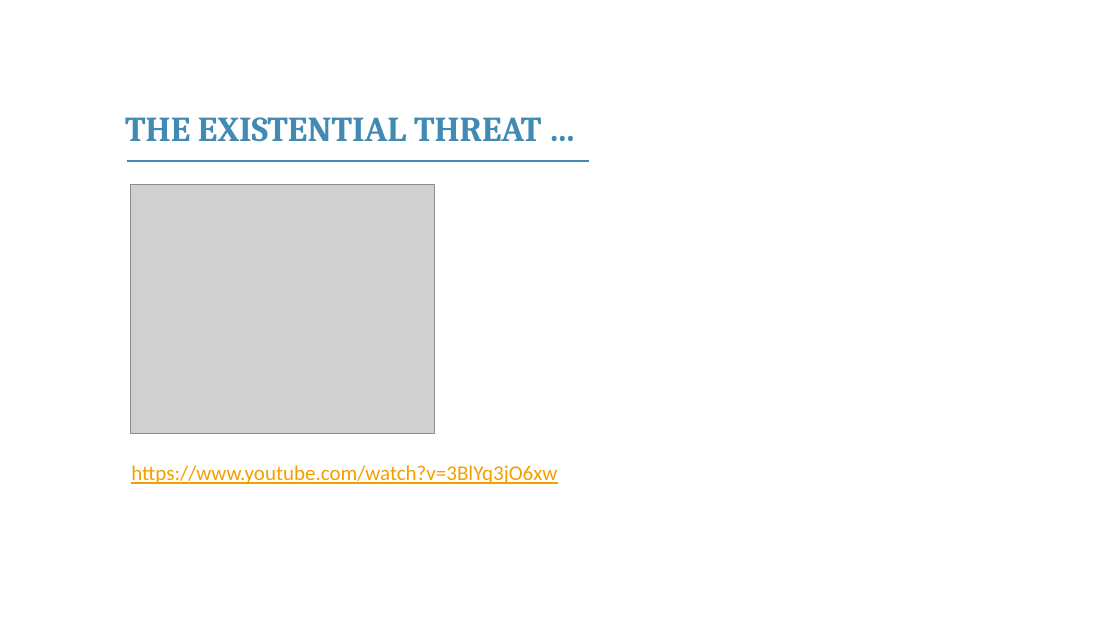
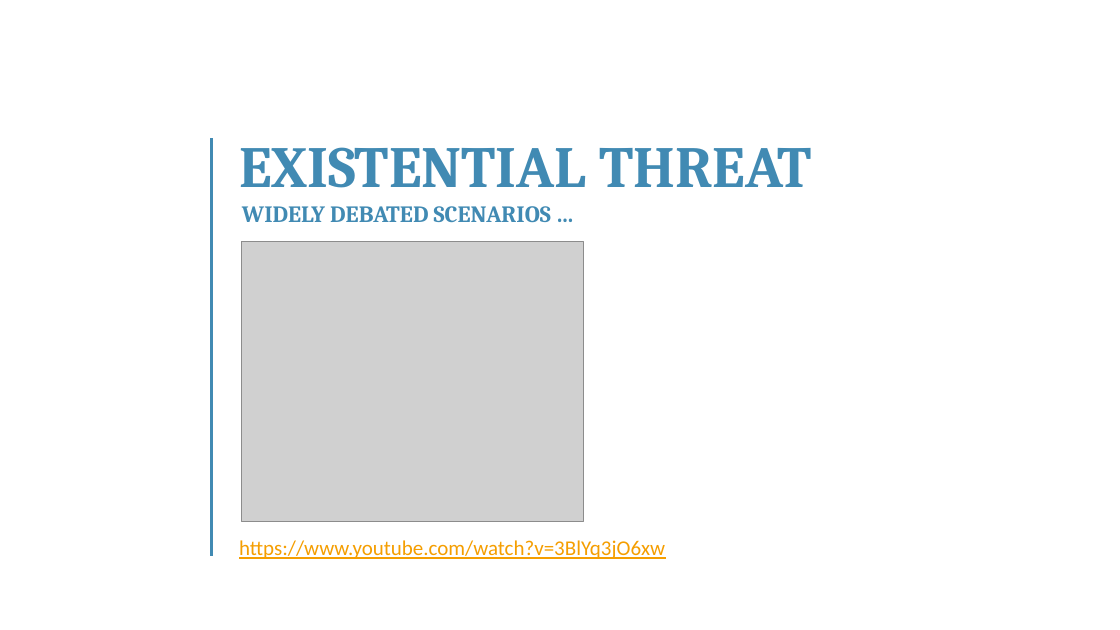
Before and after one commit to franckalbinet/itu-eaco-zanzibar-12-2018, a slide deck: slide 5 of presentations/session-6-ethics-of-ai.pptx. Drawn at 1120x630 pixels with LibreOffice and Linux fonts; fonts in the diff are those of the drawing; grey boxes stand for pictures; background and template pictures are left out. Boxes give left, top, right and bottom in pixels: in the first picture for what was removed or moved away, otherwise in the second. Text is boxed around its words. In the diff, an @@ line names an element or a change of style, - is before the commit and + after.

```diff
--- a/presentations/session-6-ethics-of-ai.pptx
+++ b/presentations/session-6-ethics-of-ai.pptx
@@ line added from (212, 139) to (212, 556), #418AB3 3 pt @@
@@ text at <box>239,147,811,188</box>: text changed; size 30 to 50 pt @@
-THE EXISTENTIAL THREAT …
+EXISTENTIAL THREAT
@@ line removed from (127, 161) to (590, 161) @@
@@ text added at <box>242,206,551,223</box>, 20 pt, text #418AB3, bold @@
+WIDELY DEBATED SCENARIOS …
@@ picture: place and size @@
-picture at <box>130,185,434,434</box>
+picture at <box>242,242,584,522</box>
@@ text "https://www.youtube.com/watch?v=3BlYq3jO6xw": place and size @@
-text "https://www.youtube.com/watch?v=3BlYq3jO6xw" at <box>131,465,557,484</box>
+text "https://www.youtube.com/watch?v=3BlYq3jO6xw" at <box>239,540,665,559</box>
```
Also in this commit, not shown: 1 other slide changed, 3 slides added, 4 other files.
